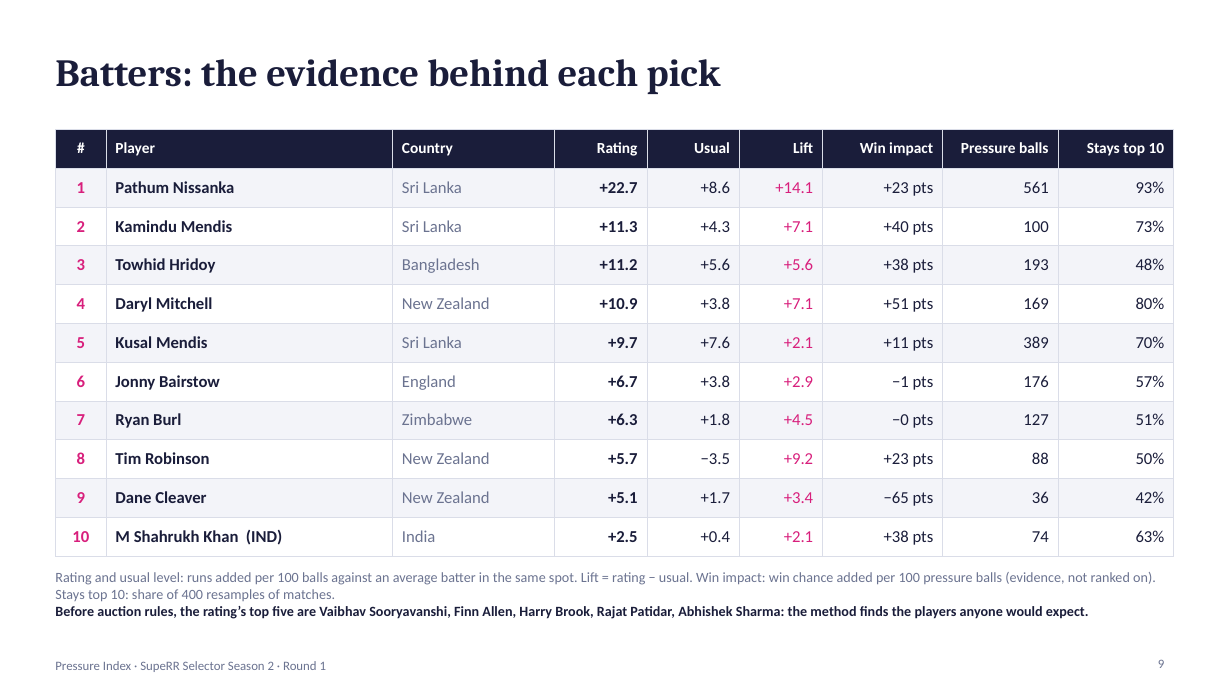
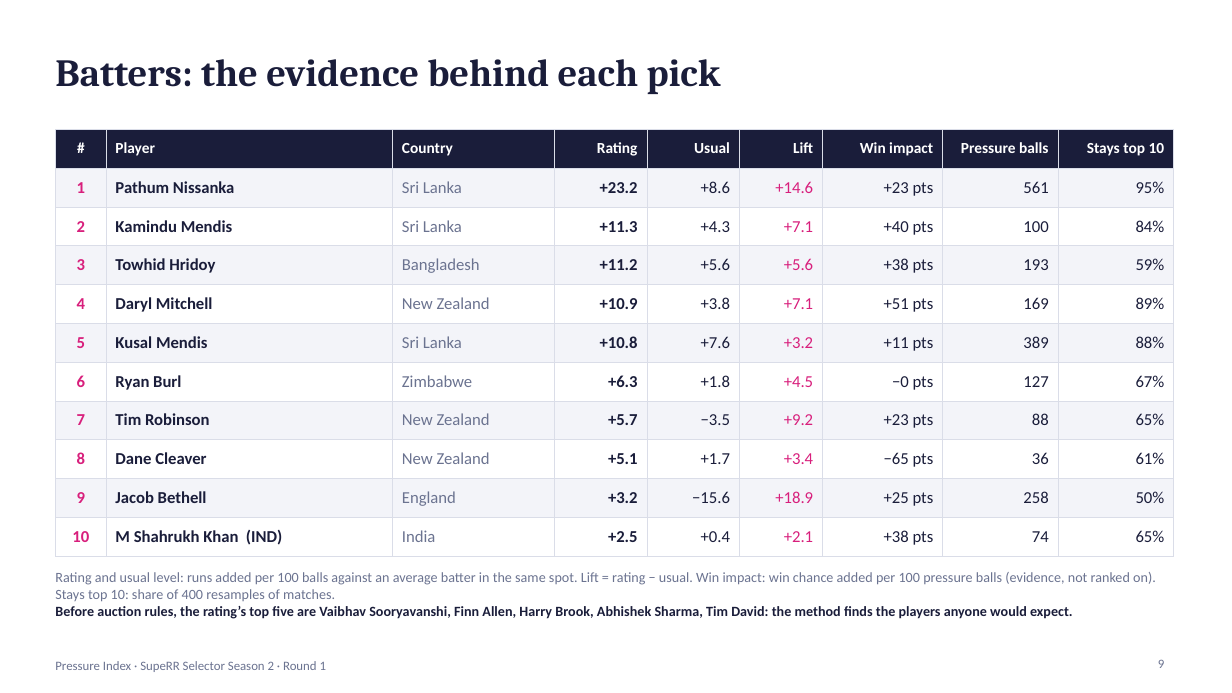
Before and after one commit to AnshBhavsar1654/Pressure-Index, a slide deck: slide 9 of Pressure_Index_RR_2027.pptx. Drawn at 1232x693 pixels with LibreOffice and Linux fonts; fonts in the diff are those of the drawing. Boxes give left, top, right and bottom in pixels: in the first picture for what was removed or moved away, otherwise in the second. Text is boxed around its words. In the diff, an @@ line names an element or a change of style, - is before the commit and + after.

Commit message:
Weight knockout first-innings evidence and require 2026 activity

```diff
--- a/Pressure_Index_RR_2027.pptx
+++ b/Pressure_Index_RR_2027.pptx
@@ table at (x1=55, y1=129, x2=1174, y2=549) @@
-row 2: 1 | Pathum Nissanka | Sri Lanka | +22.7 | +8.6 | +14.1 | +23 pts | 561 | 93%
+row 2: 1 | Pathum Nissanka | Sri Lanka | +23.2 | +8.6 | +14.6 | +23 pts | 561 | 95%
-row 3, column 9: 73%
+row 3, column 9: 84%
-row 4, column 9: 48%
+row 4, column 9: 59%
-row 5, column 9: 80%
+row 5, column 9: 89%
-row 6: 5 | Kusal Mendis | Sri Lanka | +9.7 | +7.6 | +2.1 | +11 pts | 389 | 70%
+row 6: 5 | Kusal Mendis | Sri Lanka | +10.8 | +7.6 | +3.2 | +11 pts | 389 | 88%
-row 7: 6 | Jonny Bairstow | England | +6.7 | +3.8 | +2.9 | −1 pts | 176 | 57%
+row 7: 6 | Ryan Burl | Zimbabwe | +6.3 | +1.8 | +4.5 | −0 pts | 127 | 67%
-row 8: 7 | Ryan Burl | Zimbabwe | +6.3 | +1.8 | +4.5 | −0 pts | 127 | 51%
+row 8: 7 | Tim Robinson | New Zealand | +5.7 | −3.5 | +9.2 | +23 pts | 88 | 65%
-row 9: 8 | Tim Robinson | New Zealand | +5.7 | −3.5 | +9.2 | +23 pts | 88 | 50%
+row 9: 8 | Dane Cleaver | New Zealand | +5.1 | +1.7 | +3.4 | −65 pts | 36 | 61%
-row 10: 9 | Dane Cleaver | New Zealand | +5.1 | +1.7 | +3.4 | −65 pts | 36 | 42%
+row 10: 9 | Jacob Bethell | England | +3.2 | −15.6 | +18.9 | +25 pts | 258 | 50%
-row 11, column 9: 63%
+row 11, column 9: 65%
@@ text at (x1=55, y1=606, x2=1073, y2=619): text changed @@
-Before auction rules, the rating’s top five are Vaibhav Sooryavanshi, Finn Allen, Harry Brook, Rajat Patidar, Abhishek Sharma: the method finds the players anyone would expect.
+Before auction rules, the rating’s top five are Vaibhav Sooryavanshi, Finn Allen, Harry Brook, Abhishek Sharma, Tim David: the method finds the players anyone would expect.
```
Also in this commit, not shown: 9 other slides changed, 11 other files.
